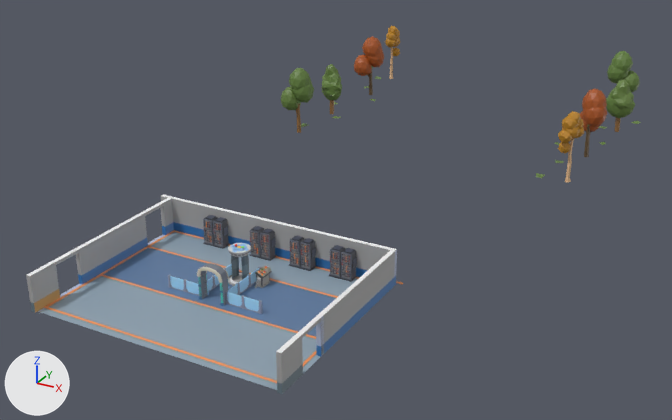
The glTF model background.glb as it was, and as the next commit left it.
Before and after are seen from a 50 mm camera at (129.0, -163.0, 118.0) aimed at (-8.0, 86.0, -7.0). The axes (+X, +Y, +Z) are drawn at lower left. The lights are the same throughout. Vertices at the same position are counted once.

Before the edit, the objects in view are built like this:
```python
ob_outer_walls_floor = bpy.data.objects.new('outer_walls_floor', me_plane_053)
ob_outer_walls_floor.location = (0.0, 10.3, 0.0)
ob_reception_cleaner_base_decor = bpy.data.objects.new('reception_cleaner_base_decor', me_cylinder_255)
ob_reception_cleaner_base_decor.location = (0.0, 6.0, 0.0)
ob_reception_cleaner_base_tier_03 = bpy.data.objects.new('reception_cleaner_base_tier_03', me_cube_471)
ob_reception_cleaner_base_tier_03.location = (6.2, 19.0, 0.0)
ob_reception_cleaner_base_tier_04 = bpy.data.objects.new('reception_cleaner_base_tier_04', me_vert_014)
ob_reception_cleaner_base_tier_04.location = (-18.9, 33.7, 0.0)
ob_reception_cleaner_base_tier_04_001 = bpy.data.objects.new('reception_cleaner_base_tier_04.001', me_vert_001)
ob_reception_cleaner_base_tier_04_001.location = (10.2, 33.7, 0.0)
ob_reception_cleaner_base_tier_04_002 = bpy.data.objects.new('reception_cleaner_base_tier_04.002', me_vert_002)
ob_reception_cleaner_base_tier_04_002.location = (22.8, 33.7, 0.0)
ob_reception_cleaner_base_tier_04_003 = bpy.data.objects.new('reception_cleaner_base_tier_04.003', me_vert_003)
ob_reception_cleaner_base_tier_04_003.location = (-2.9, 33.7, 0.0)
ob_reception_single_glass_wall_02_047 = bpy.data.objects.new('reception_single_glass_wall_02.047', me_cube_058)
ob_reception_single_glass_wall_02_047.location = (0.0, 13.9, 0.0)
```
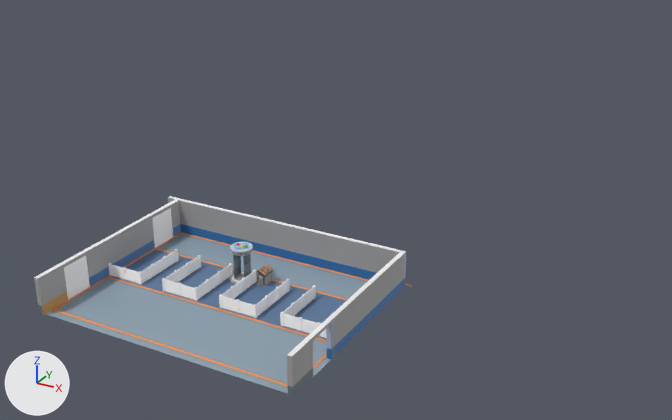
Location of each change, (x1, y1, x2, y2) in pixels of the pictures (672 x 420 px):
'outer_walls_floor', reshaped, moved (38% narrower, 45% shorter): before (26, 26, 641, 394); after (34, 196, 413, 398)
'reception_single_glass_wall_02.047', reshaped, moved (128% wider, 76% taller): before (168, 264, 263, 314); after (108, 249, 326, 338)
'reception_cleaner_base_tier_04.002', deleted: before (329, 245, 357, 282)
'reception_cleaner_base_tier_04.001', deleted: before (289, 236, 316, 271)
'reception_door_01.001', added: after (64, 255, 90, 300)
'reception_cleaner_base_tier_04.003', deleted: before (249, 226, 276, 261)
'reception_cleaner_base_tier_04', deleted: before (203, 215, 229, 249)
'reception_cleaner_base_decor', deleted: before (197, 263, 230, 306)
'reception_door_01.002', added: after (152, 208, 173, 248)
'reception_cleaner_base_tier_01_rotation', moved: before (231, 255, 249, 280); after (233, 254, 251, 278)
'reception_cleaner_base_tier_01', moved: before (228, 243, 251, 286); after (230, 242, 253, 285)
'reception_cleaner_base_tier_03', moved: before (254, 265, 271, 288); after (257, 264, 274, 287)
part 1 of me_plane_053, deleted: before (280, 26, 641, 182)
part 2 of me_cube_058, added: after (301, 318, 317, 333)
part 3 of me_cube_058, added: after (283, 313, 299, 328)
part 4 of me_cube_058, added: after (284, 305, 293, 315)
part 5 of me_cube_058, added: after (257, 297, 266, 314)
part 6 of me_cube_058, added: after (165, 272, 176, 282)
part 7 of me_cube_058, added: after (111, 264, 124, 278)
part 8 of me_cube_058, added: after (141, 265, 153, 281)
part 9 of me_cube_058, added: after (138, 271, 143, 284)
part 10 of me_cube_058, added: after (268, 288, 277, 305)
part 11 of me_cube_058, added: after (279, 280, 288, 297)
part 12 of me_cube_058, added: after (123, 249, 201, 284)
part 13 of me_cube_058, added: after (279, 278, 316, 314)
part 14 of me_cube_058, recoloured (blue to grey): before (168, 264, 263, 314); after (162, 263, 257, 318)

Edits to the bpy script that builds the scene:
```text
Add mat_base_color_002:
    mat_base_color_002 = principled_material('base_color.002')
    mat_base_color_002.base_color = (1.0, 1.0, 1.0)  # white #ffffff
    mat_base_color_002.metallic = 1.0
    mat_base_color_002.roughness = 1.0
Change me_plane_053:
    remove me_plane_053.from_pydata(...)  # 1739 vertices, 3056 faces; spans x -59.0..64.0, y -31.0..215.0, z -1.0..25.0
    add me_plane_053.from_pydata(...)  # 179 vertices, 298 faces; spans x -41.0..39.0, y -31.0..28.0, z 0.0..10.0
    me_plane_053 part 1: 62 loose pieces with 1560 vertices, spanning x -59.0..64.0, y 117.0..215.0, z -1.0..25.0, are deleted
Change me_cube_058:
    remove me_cube_058.from_pydata(...)  # 340 vertices, 544 faces; spans x -14.5..14.5, y -8.1..8.1, z -0.2..3.5
    add me_cube_058.from_pydata(...)  # 900 vertices, 1452 faces; spans x -32.7..37.9, y -8.1..8.1, z -0.2..3.5
    me_cube_058 part 2: a new loose piece, a box spanning x 27.56..32.09, y -7.84..-7.61, z 0.0..3.36, in mat_base_color_002 (white #ffffff)
    me_cube_058 part 3: a new loose piece, a box spanning x 22.4..26.93, y -7.84..-7.61, z 0.0..3.36, in mat_base_color_002 (white #ffffff)
    me_cube_058 part 4: a new loose piece, a box spanning x 21.99..22.22, y -7.43..-2.9, z 0.0..3.36, in mat_base_color_002 (white #ffffff)
    me_cube_058 part 5: a new loose piece, a box spanning x 14.14..14.36, y -7.43..-2.9, z 0.0..3.36, in mat_base_color_002 (white #ffffff)
    me_cube_058 part 6: a new loose piece, a box spanning x -14.36..-14.14, y -7.43..-2.9, z 0.0..3.36, in mat_base_color_002 (white #ffffff)
    me_cube_058 part 7: a new loose piece, a box spanning x -32.09..-27.56, y -7.87..-7.65, z 0.0..3.36, in mat_base_color_002 (white #ffffff)
    me_cube_058 part 8: a new loose piece, a box spanning x -22.22..-21.99, y -7.43..-2.9, z 0.0..3.36, in mat_base_color_002 (white #ffffff)
    me_cube_058 part 9: a new loose piece, a box spanning x -22.4..-21.81, y -8.06..-7.43, z -0.19..3.55, in mat_base_color_002 (white #ffffff)
    me_cube_058 part 10: a new loose piece, a box spanning x 14.14..14.36, y -2.27..2.27, z 0.0..3.36, in mat_base_color_002 (white #ffffff)
    me_cube_058 part 11: a new loose piece, a box spanning x 14.14..14.36, y 2.9..7.43, z 0.0..3.36, in mat_base_color_002 (white #ffffff)
    me_cube_058 part 12: 160 vertices added at x -27.6..-14.0, y -8.1..8.1, z -0.2..3.5
    me_cube_058 part 13: 88 vertices added at x 14.0..22.4, y -2.3..8.1, z -0.2..3.5
    me_cube_058 part 14: 544 faces spanning x -14.5..14.5, y -8.1..8.1, z -0.2..3.5 switch from mat_material (picture img_zombie_base_color) to mat_base_color_002 (white #ffffff)
Change ob_outer_walls_floor:
    ob_outer_walls_floor.location: (0.0, 10.3, 0.0) -> (2.7, 10.3, 0.0)
Change ob_reception_single_glass_wall_02_047:
    ob_reception_single_glass_wall_02_047.location: (0.0, 13.9, 0.0) -> (-0.1, 11.6, 0.0)
Remove ob_reception_cleaner_base_tier_04:
    ob_reception_cleaner_base_tier_04 = bpy.data.objects.new('reception_cleaner_base_tier_04', me_vert_014)
Change ob_reception_cleaner_base_tier_03:
    ob_reception_cleaner_base_tier_03.location: (6.2, 19.0, 0.0) -> (6.3, 19.9, 0.0)
Change ob_reception_cleaner_base_tier_01_rotation:
    ob_reception_cleaner_base_tier_01_rotation.location: (0.0, 18.3, 0.0) -> (0.1, 19.2, 0.0)
Change ob_reception_cleaner_base_tier_01:
    ob_reception_cleaner_base_tier_01.location: (0.0, 18.3, 0.0) -> (0.1, 19.2, 0.0)
Remove ob_reception_cleaner_base_decor:
    ob_reception_cleaner_base_decor = bpy.data.objects.new('reception_cleaner_base_decor', me_cylinder_255)
Remove ob_reception_cleaner_base_tier_04_001:
    ob_reception_cleaner_base_tier_04_001 = bpy.data.objects.new('reception_cleaner_base_tier_04.001', me_vert_001)
Remove ob_reception_cleaner_base_tier_04_002:
    ob_reception_cleaner_base_tier_04_002 = bpy.data.objects.new('reception_cleaner_base_tier_04.002', me_vert_002)
Remove ob_reception_cleaner_base_tier_04_003:
    ob_reception_cleaner_base_tier_04_003 = bpy.data.objects.new('reception_cleaner_base_tier_04.003', me_vert_003)
Add ob_reception_door_01_001:
    ob_reception_door_01_001 = bpy.data.objects.new('reception_door_01.001', me_cube_001)  # 528 vertices, 730 faces; spans x -0.24..0.22, y -3.68..4.65, z 0.0..9.45; in mat_base_color_001 (white #ffffff)
    ob_reception_door_01_001.location = (-33.2, -8.5, 0.0)
Add ob_reception_door_01_002:
    ob_reception_door_01_002 = bpy.data.objects.new('reception_door_01.002', me_cube_032)  # 528 vertices, 730 faces; spans x -0.24..0.22, y -3.68..4.65, z 0.0..9.45; in mat_base_color (white #ffffff)
    ob_reception_door_01_002.location = (-32.9, 26.5, 0.0)
```
